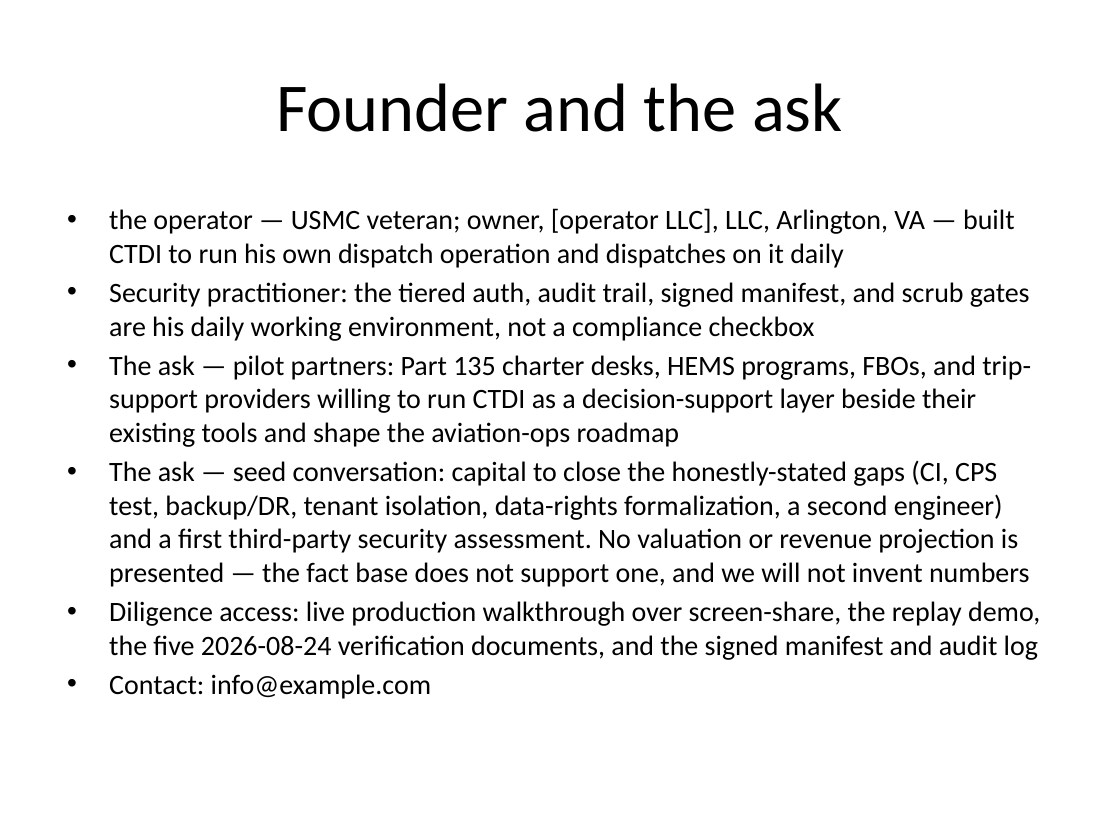
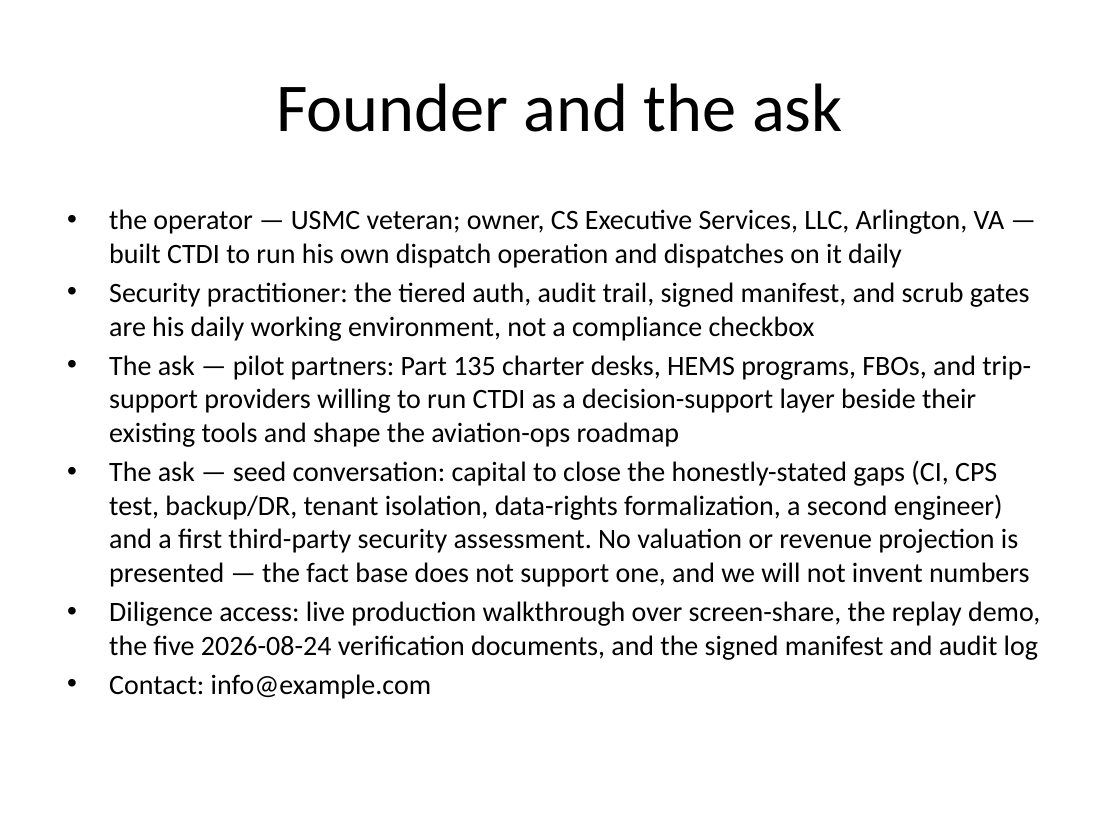
Before and after one commit to CorporateTravelDC/ctdi-dispatch, a slide deck: slide 16 of docs/investor-materials/v1.5/aviation-ops/CTDI-pitch-deck-aviation-ops.pptx. Drawn at 1120x840 pixels with LibreOffice and Linux fonts; fonts in the diff are those of the drawing. Boxes give left, top, right and bottom in pixels: in the first picture for what was removed or moved away, otherwise in the second. Text is boxed around its words. In the diff, an @@ line names an element or a change of style, - is before the commit and + after.

```diff
--- a/docs/investor-materials/v1.5/aviation-ops/CTDI-pitch-deck-aviation-ops.pptx
+++ b/docs/investor-materials/v1.5/aviation-ops/CTDI-pitch-deck-aviation-ops.pptx
@@ text at box(109, 209, 1005, 268): text changed @@
-• the operator — USMC veteran; owner, [operator LLC], LLC, Arlington, VA — built CTDI to run his own dispatch operation and dispatches on it daily
+• the operator — USMC veteran; owner, CS Executive Services, LLC, Arlington, VA — built CTDI to run his own dispatch operation and dispatches on it daily
```
Also in this commit, not shown: 2 other slides changed, 53 other files.
